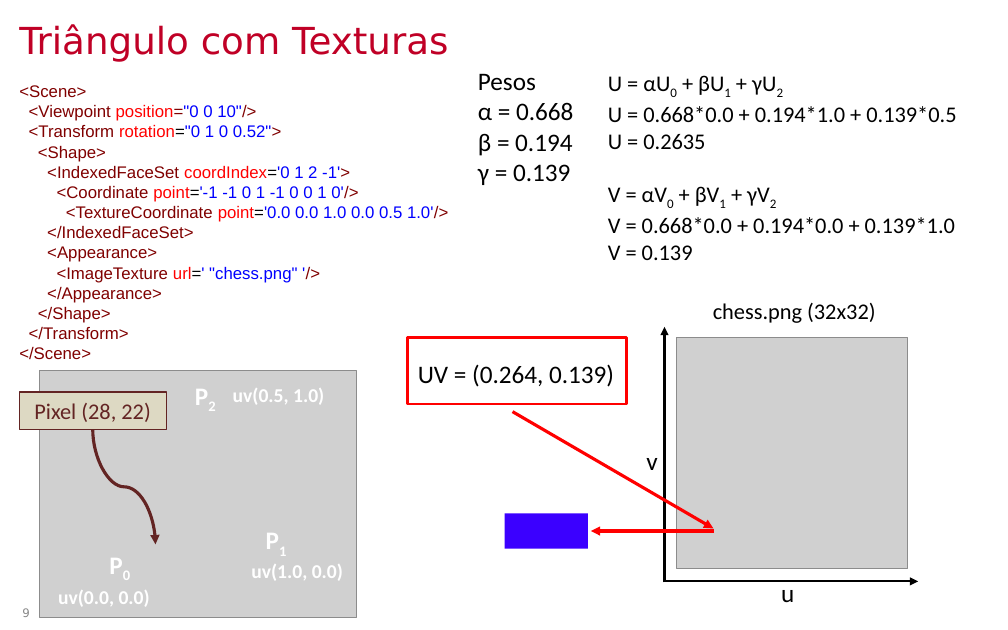
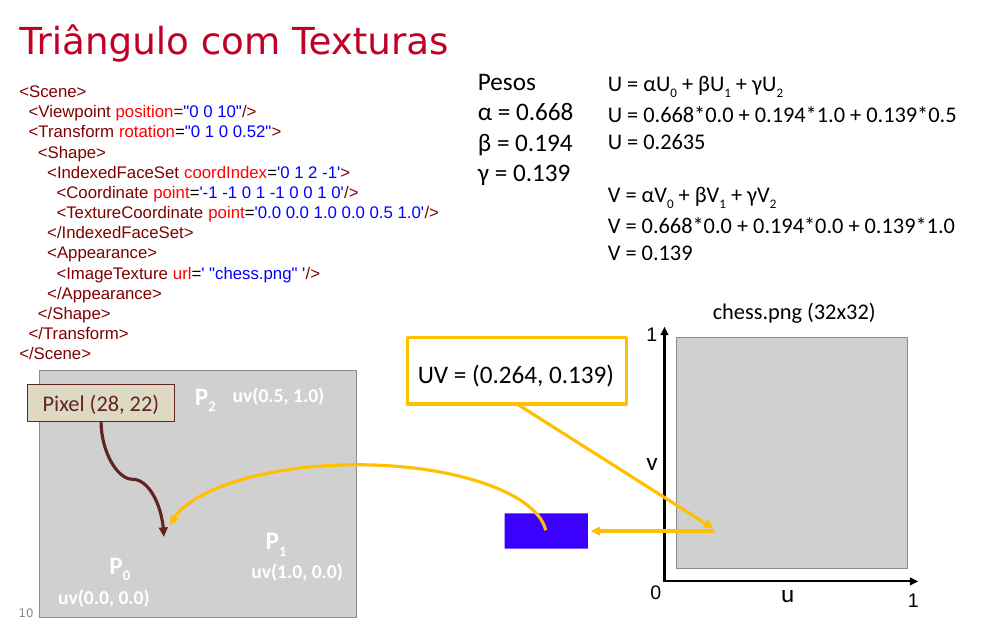
Before and after one commit to lpsoares/ComputacaoGrafica, a slide deck: slide 10 of content/aulas/12-revisao3_interpolacao_mipmap_visibilidade/aula12_revisao3_interpolacao_mipmap_visibilidade.pptx (slide 9 before the commit). Drawn at 1008x630 pixels with LibreOffice and Linux fonts; fonts in the diff are those of the drawing; grey boxes stand for pictures; background and template pictures are left out. Boxes give left, top, right and bottom in pixels: in the first picture for what was removed or moved away, otherwise in the second. Text is boxed around its words. In the diff, an @@ line names an element or a change of style, - is before the commit and + after.

```diff
--- a/content/aulas/12-revisao3_interpolacao_mipmap_visibilidade/aula12_revisao3_interpolacao_mipmap_visibilidade.pptx
+++ b/content/aulas/12-revisao3_interpolacao_mipmap_visibilidade/aula12_revisao3_interpolacao_mipmap_visibilidade.pptx
@@ text "<Scene>" rewrapped from (19, 85, 448, 360) to (19, 85, 439, 360) @@
@@ text added at (646, 327, 657, 341), 14 pt, text #000000 @@
+1
@@ rectangle at (407, 338, 627, 404): outline #FF0000 2 pt to #FFC000 2.25 pt @@
@@ rectangle "Pixel (28, 22)": place and size @@
-rectangle "Pixel (28, 22)" at (19, 392, 166, 429)
+rectangle "Pixel (28, 22)" at (27, 384, 174, 421)
@@ arrow moved from (512, 411) - (714, 528) to (517, 404) - (714, 528) @@
@@ arrow (517, 404) - (714, 528): stroke #FF0000 2.25 pt to #FFC000 2.25 pt @@
@@ curved arrow moved from (93, 429) - (155, 544) to (101, 421) - (163, 537) @@
@@ arc (boxed as its full ellipse) added at (167, 465, 546, 609), outline #FFC000 2.25 pt @@
@@ arrow (714, 531) - (591, 531): stroke #FF0000 2.25 pt to #FFC000 2.25 pt @@
@@ text added at (650, 585, 661, 600), 14 pt, text #000000 @@
+0
@@ text added at (908, 593, 919, 607), 14 pt, text #000000 @@
+1
@@ page number at (19, 608, 34, 617): text changed @@
-9
+10
```
Also in this commit, not shown: 14 other slides changed, 7 slides added, 1 other file.
